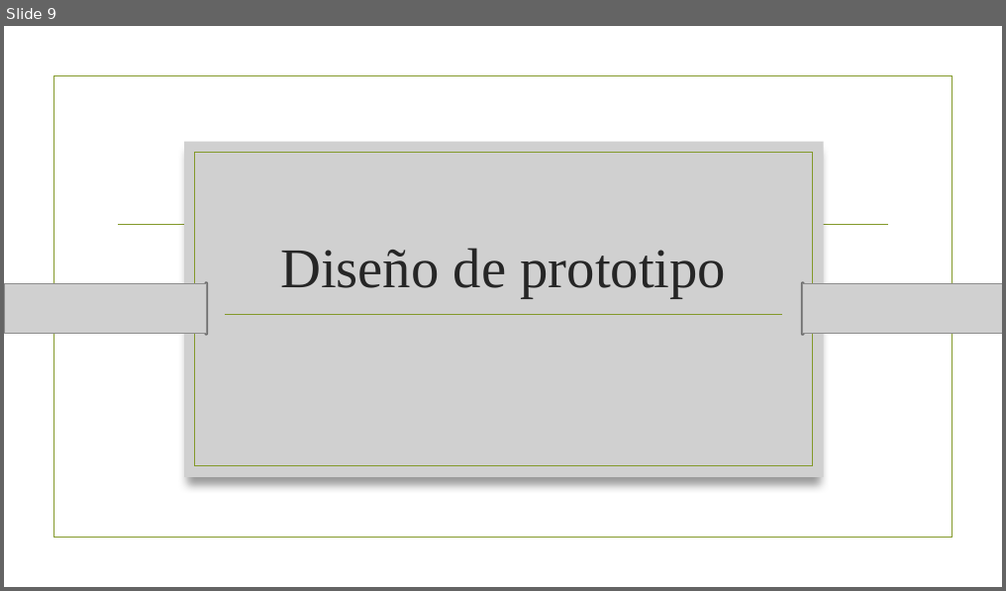
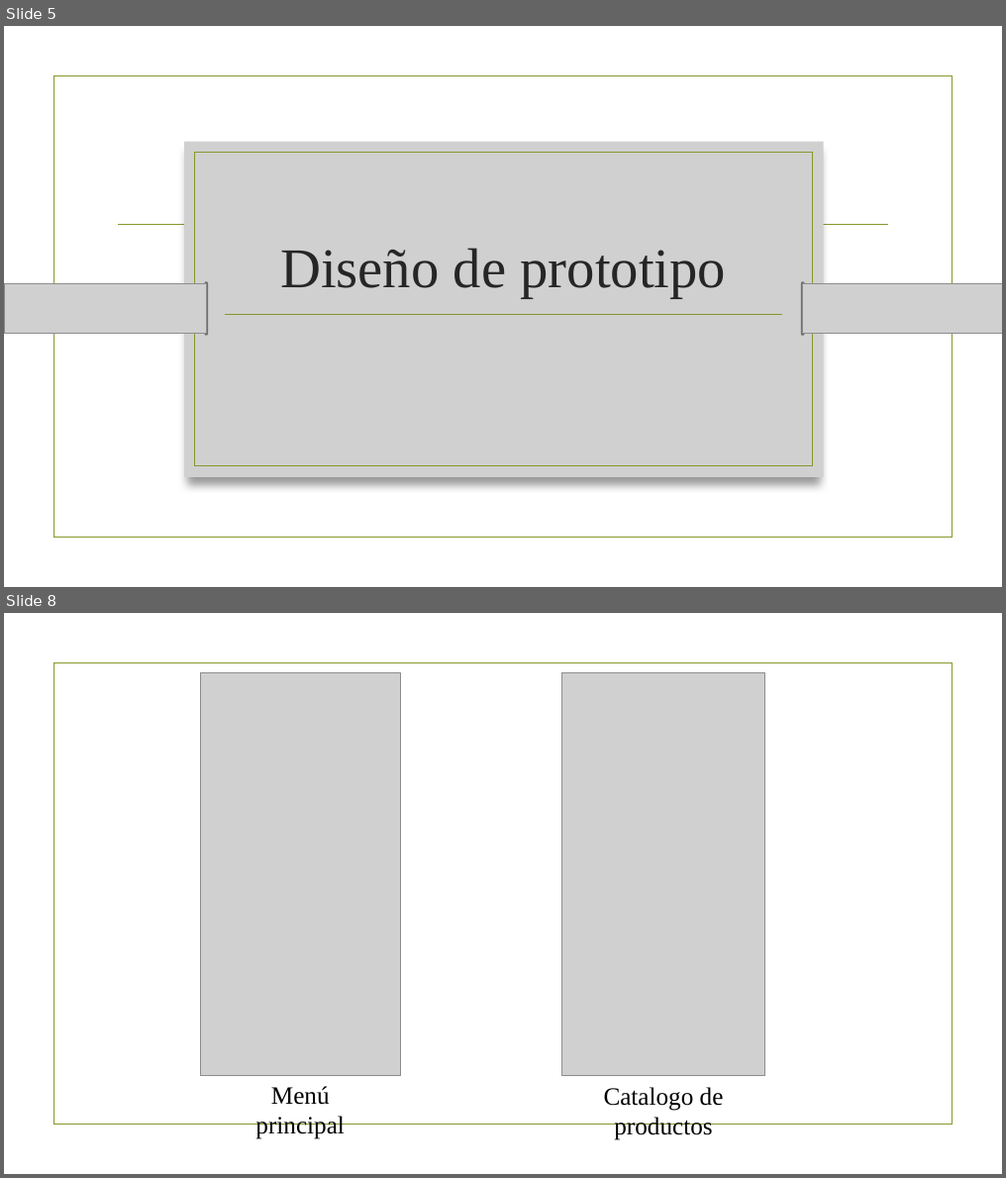
Before and after one commit to itzAngel/tsuki-project, a slide deck: Proyecto App Móviles.pptx. Shown one above the other, each under a label of ours: slide 9 before the commit, slides 5 and 8 after it; the slides between them are not shown. The pictures are 1006x591 and 1006x1178 pixels, drawn with LibreOffice and Linux fonts; fonts in the diff are those of the drawing; grey boxes stand for pictures; background and template pictures are left out. Boxes give left, top, right and bottom in pixels: in the first picture for what was removed or moved away, otherwise in the second. Text is boxed around its words. In the diff, an @@ line names an element or a change of style, - is before the commit and + after.

```diff
--- a/Proyecto App Móviles.pptx
+++ b/Proyecto App Móviles.pptx
@@ slide 8 added at box(4, 613, 1002, 1174), background picture (left out); not listed: 1 template element that a slide beside it also shows @@
@@ picture added at box(200, 672, 400, 1075) @@
@@ picture added at box(561, 672, 765, 1075) @@
@@ text added at box(255, 1086, 344, 1140), 24 pt, text #000000 @@
+Menú principal
@@ text added at box(604, 1087, 724, 1141), 24 pt, text #000000 @@
+Catalogo de productos
@@ what was slide 9 is now slide 5 @@
```
Also in this commit, not shown: 6 other slides added, 5 slides removed, 1 other file.
